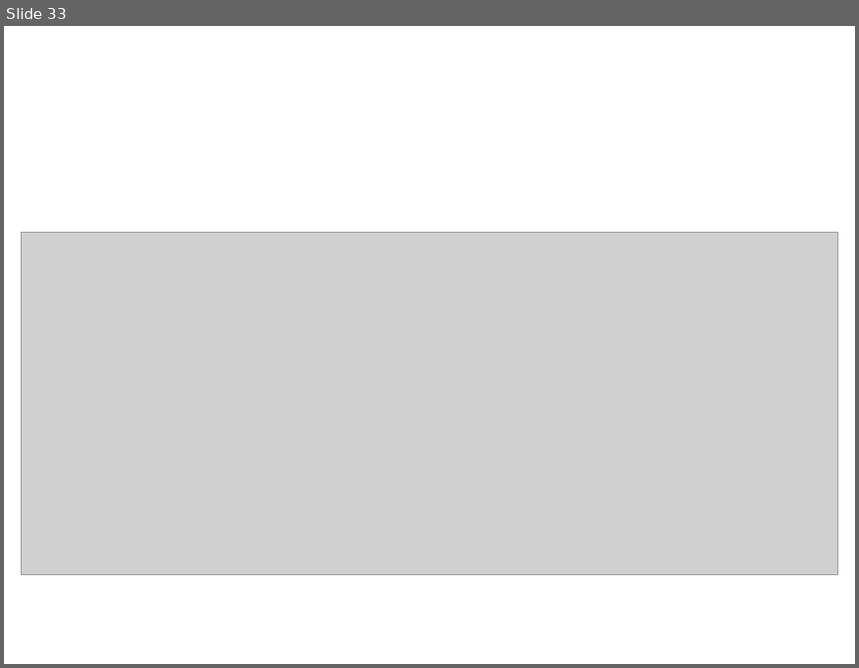
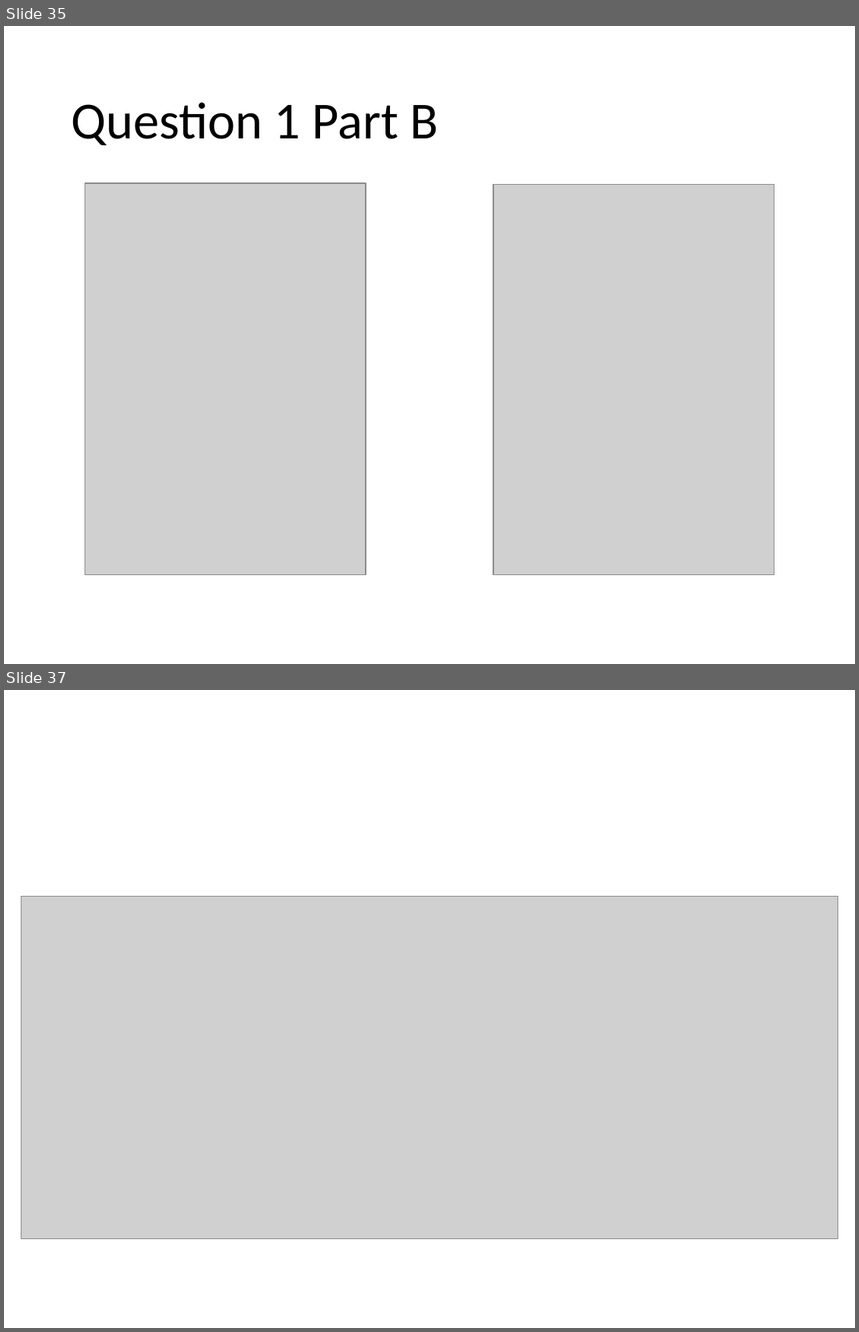
Before and after one commit to bgoodwinSMU/MSDS6371, a slide deck: Unit3/Ben_goodwin_live_Session_3.pptx. Shown one above the other, each under a label of ours: slide 33 before the commit, slides 35 and 37 after it; the slides between them are not shown. The pictures are 859x668 and 859x1332 pixels, drawn with LibreOffice and Linux fonts; fonts in the diff are those of the drawing; grey boxes stand for pictures. Boxes give left, top, right and bottom in pixels: in the first picture for what was removed or moved away, otherwise in the second. Text is boxed around its words. In the diff, an @@ line names an element or a change of style, - is before the commit and + after.

```diff
--- a/Unit3/Ben_goodwin_live_Session_3.pptx
+++ b/Unit3/Ben_goodwin_live_Session_3.pptx
@@ slide 35 added at box(4, 26, 855, 664), background #FFFFFF @@
@@ title added at box(71, 102, 439, 145), 44 pt, text #000000 @@
+Question 1 Part B
@@ picture added at box(85, 183, 366, 576) @@
@@ picture added at box(493, 184, 775, 575) @@
@@ what was slide 33 is now slide 37 @@
```
Also in this commit, not shown: 3 slides changed, 4 other slides added.
